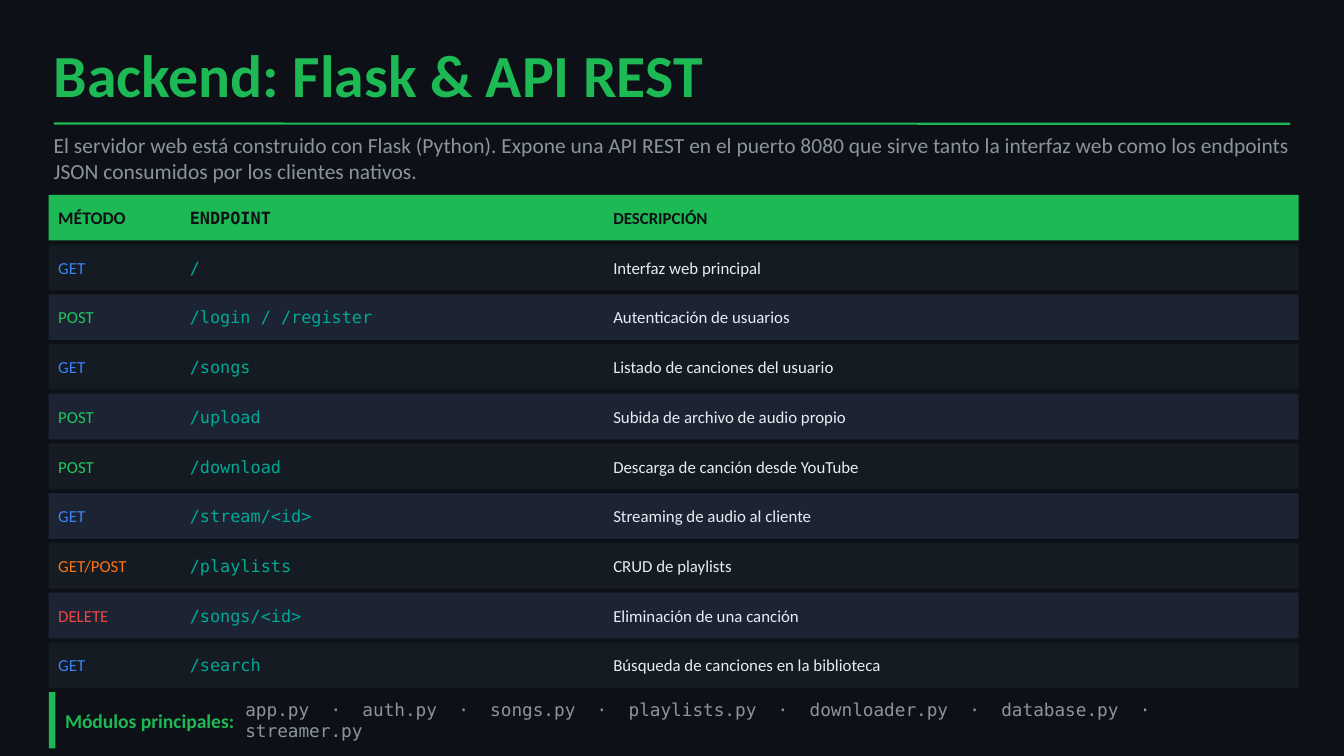
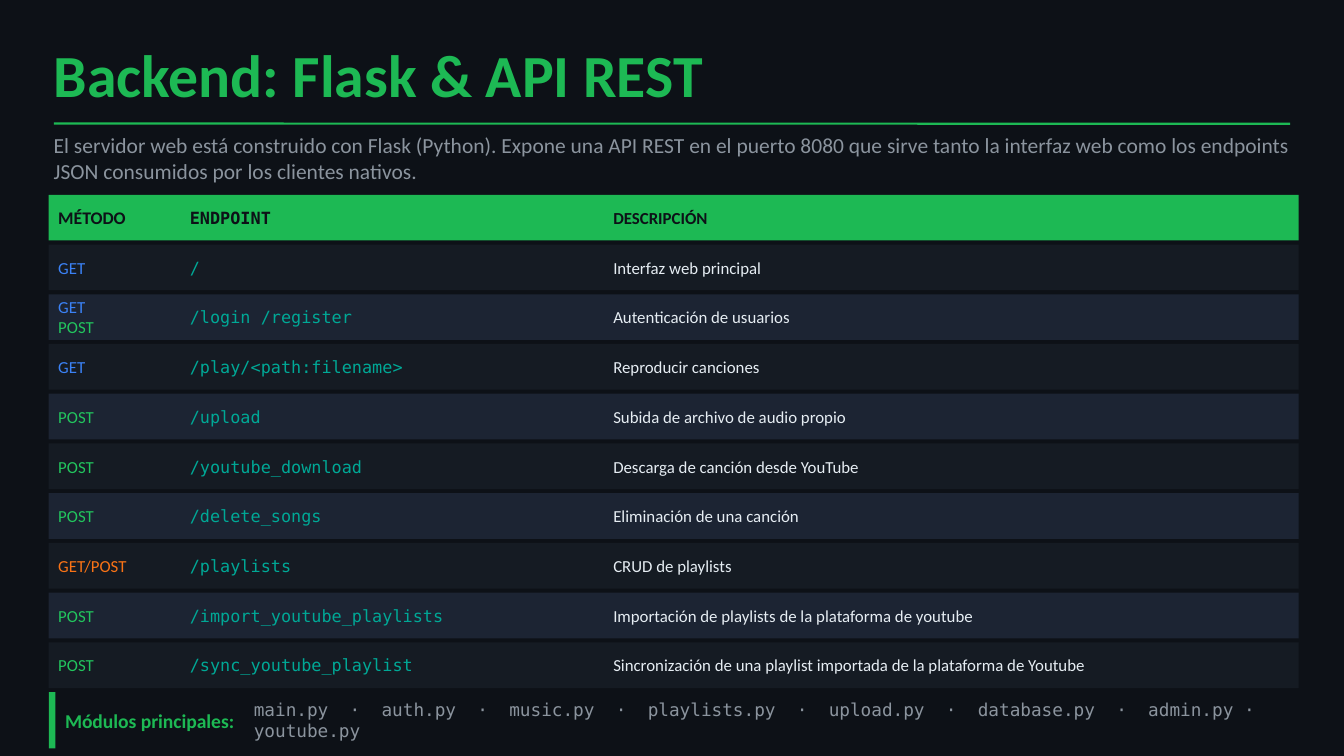
Before and after one commit to ByKoan/MusicCloudServer_TFG, a slide deck: slide 5 of Presentacion.pptx. Drawn at 1344x756 pixels with LibreOffice and Linux fonts; fonts in the diff are those of the drawing. Boxes give left, top, right and bottom in pixels: in the first picture for what was removed or moved away, otherwise in the second. Text is boxed around its words. In the diff, an @@ line names an element or a change of style, - is before the commit and + after.

```diff
--- a/Presentacion.pptx
+++ b/Presentacion.pptx
@@ text at <box>58,302,85,313</box>: paragraph added @@
+GET
@@ text at <box>190,310,352,327</box>: text changed @@
-/login / /register
+/login /register
@@ text at <box>190,360,403,377</box>: text changed @@
-/songs
+/play/<path:filename>
@@ text at <box>613,361,759,376</box>: text changed @@
-Listado de canciones del usuario
+Reproducir canciones
@@ text at <box>190,460,362,477</box>: text changed @@
-/download
+/youtube_download
@@ text at <box>190,509,322,526</box>: text changed @@
-/stream/<id>
+/delete_songs
@@ text "Eliminación de una canción": place and size @@
-text "Eliminación de una canción" at <box>613,610,799,622</box>
+text "Eliminación de una canción" at <box>613,510,799,522</box>
@@ text at <box>58,511,94,522</box>: text changed; text colour #3B82F6 to #22C55E @@
-GET
+POST
@@ text removed at <box>613,510,811,525</box> @@
-Streaming de audio al cliente
@@ text at <box>58,611,94,622</box>: text changed; text colour #EF4444 to #22C55E @@
-DELETE
+POST
@@ text at <box>190,609,443,626</box>: text changed @@
-/songs/<id>
+/import_youtube_playlists
@@ text added at <box>613,610,973,625</box>, 9 pt, text #E6EDF3 @@
+Importación de playlists de la plataforma de youtube
@@ text at <box>190,658,413,675</box>: text changed @@
-/search
+/sync_youtube_playlist
@@ text at <box>613,659,1084,674</box>: text changed @@
-Búsqueda de canciones en la biblioteca
+Sincronización de una playlist importada de la plataforma de Youtube
@@ text at <box>58,660,94,671</box>: text changed; text colour #3B82F6 to #22C55E @@
-GET
+POST
@@ text at <box>254,702,1233,741</box>: text changed @@
-app.py · auth.py · songs.py · playlists.py · downloader.py · database.py · streamer.py
+main.py · auth.py · music.py · playlists.py · upload.py · database.py · admin.py · youtube.py
```
Also in this commit, not shown: 6 other slides changed.
